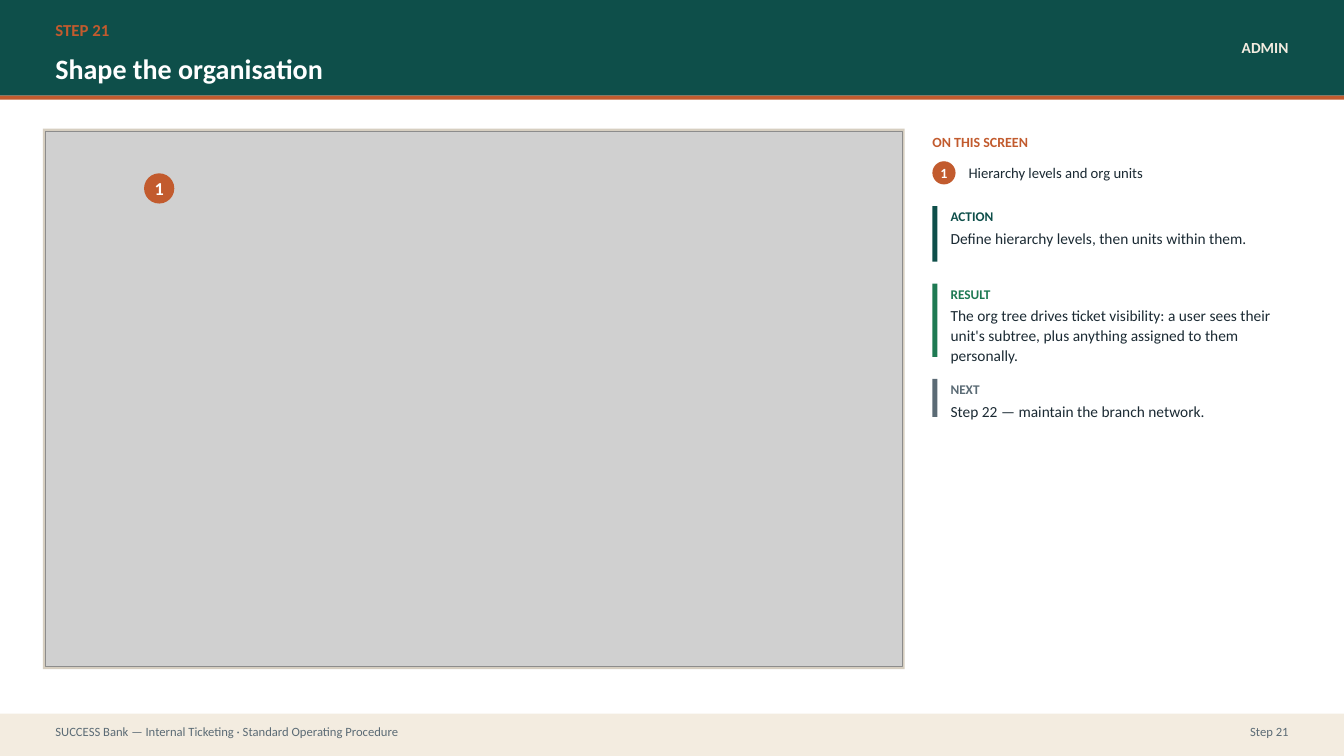
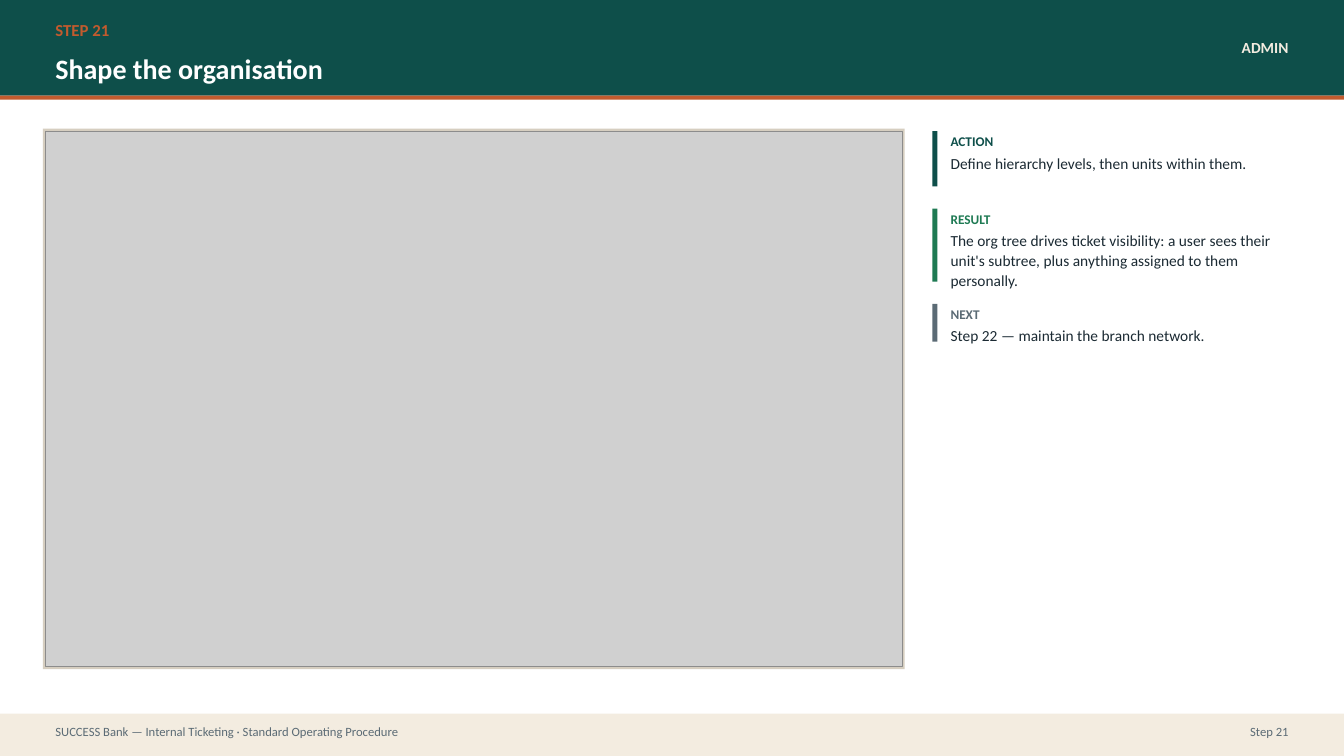
Before and after one commit to prajwal-patil-hub/Internal-Banking-Ticketing-System, a slide deck: slide 40 of docs/sop/SUCCESS-Bank-Ticketing-SOP.pptx. Drawn at 1344x756 pixels with LibreOffice and Linux fonts; fonts in the diff are those of the drawing; grey boxes stand for pictures. Boxes give left, top, right and bottom in pixels: in the first picture for what was removed or moved away, otherwise in the second. Text is boxed around its words. In the diff, an @@ line names an element or a change of style, - is before the commit and + after.

```diff
--- a/docs/sop/SUCCESS-Bank-Ticketing-SOP.pptx
+++ b/docs/sop/SUCCESS-Bank-Ticketing-SOP.pptx
@@ text removed at (932, 138, 1028, 147) @@
-ON THIS SCREEN
@@ 6 texts, 3 rectangles: place and size @@
-6 texts, 3 rectangles at (933, 206, 1270, 420)
+6 texts, 3 rectangles at (933, 131, 1270, 344)
@@ ellipse removed at (144, 173, 174, 204) @@
-1
@@ ellipse removed at (933, 161, 956, 185) @@
-1
@@ text removed at (969, 167, 1143, 181) @@
-Hierarchy levels and org units
```
Also in this commit, not shown: 14 other slides changed, 3 other files.
